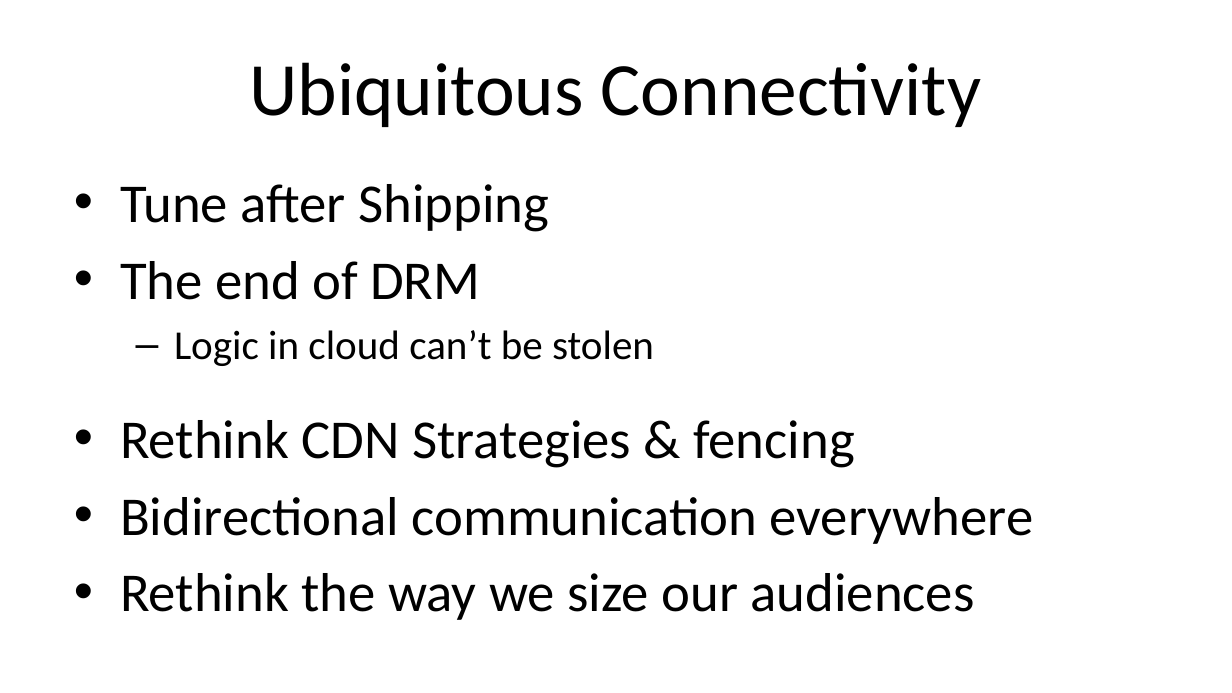
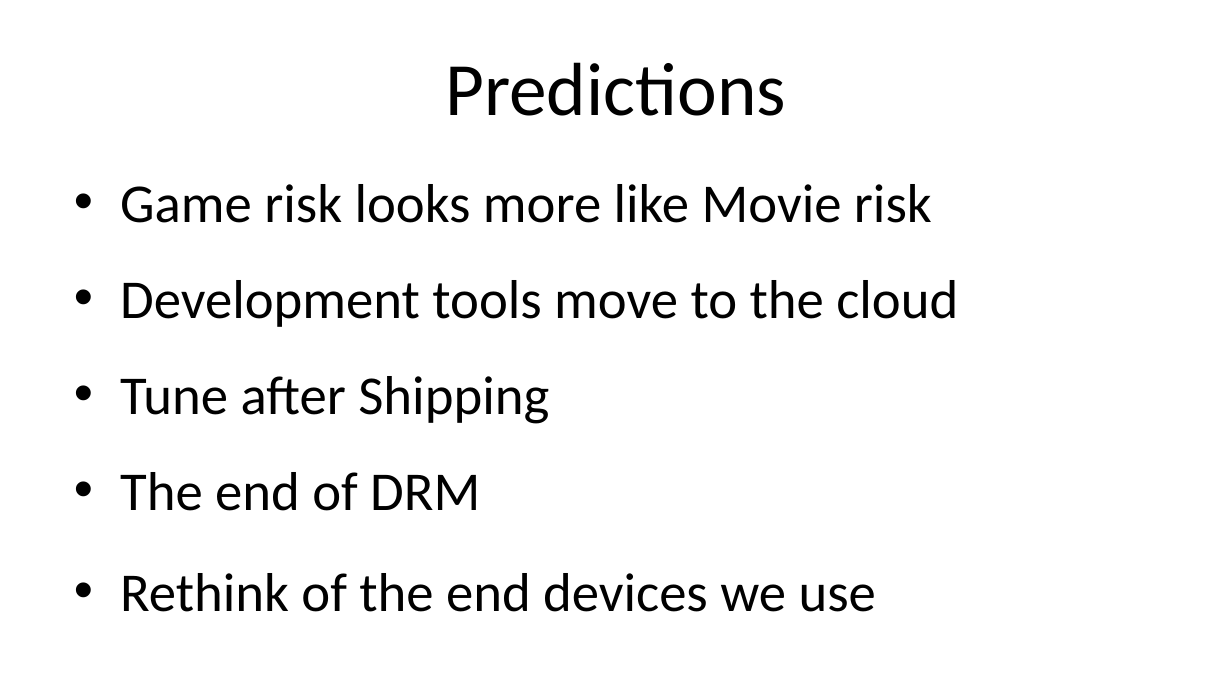
Before and after one commit to boydm/presentations, a slide deck: slide 13 of fmx_2015.16x9.pptx (slide 15 before the commit). Drawn at 1232x693 pixels with LibreOffice and Linux fonts; fonts in the diff are those of the drawing. Boxes give left, top, right and bottom in pixels: in the first picture for what was removed or moved away, otherwise in the second. Text is boxed around its words. In the diff, an @@ line names an element or a change of style, - is before the commit and + after.

Commit message:
remove content to reduce time and improve prediction slides

```diff
--- a/fmx_2015.16x9.pptx
+++ b/fmx_2015.16x9.pptx
@@ title at <box>445,62,786,116</box>: text changed @@
-Ubiquitous Connectivity
+Predictions
@@ text at <box>120,184,958,327</box>: paragraphs added @@
+• Game risk looks more like Movie risk
+• Development tools move to the cloud
@@ text at <box>120,573,876,612</box>: text changed @@
-  – Logic in cloud can’t be stolen
-• Rethink CDN Strategies & fencing
-• Bidirectional communication everywhere
-• Rethink the way we size our audiences
+• Rethink of the end devices we use
```
Also in this commit, not shown: 2 other slides changed, 2 slides added, 3 slides removed.
